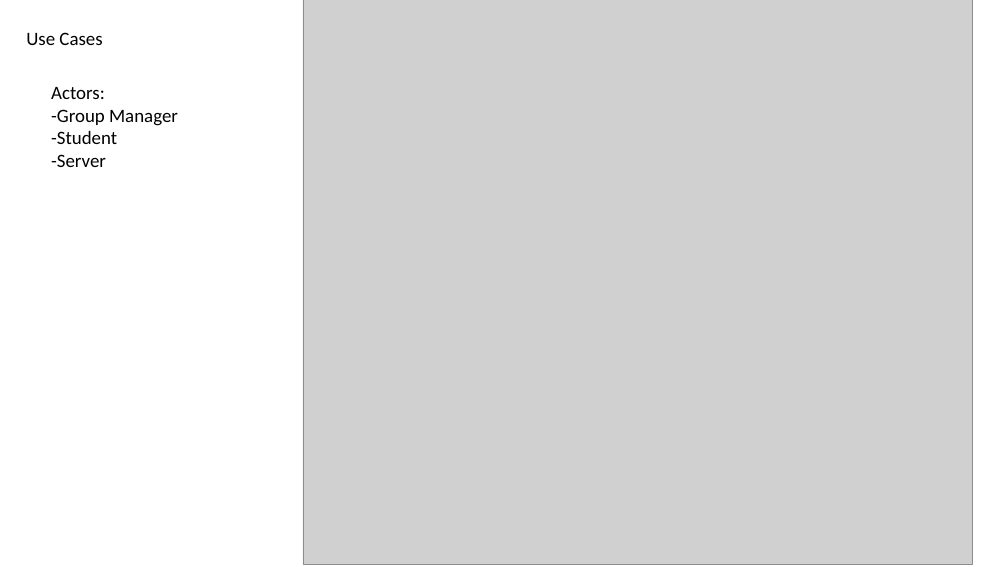
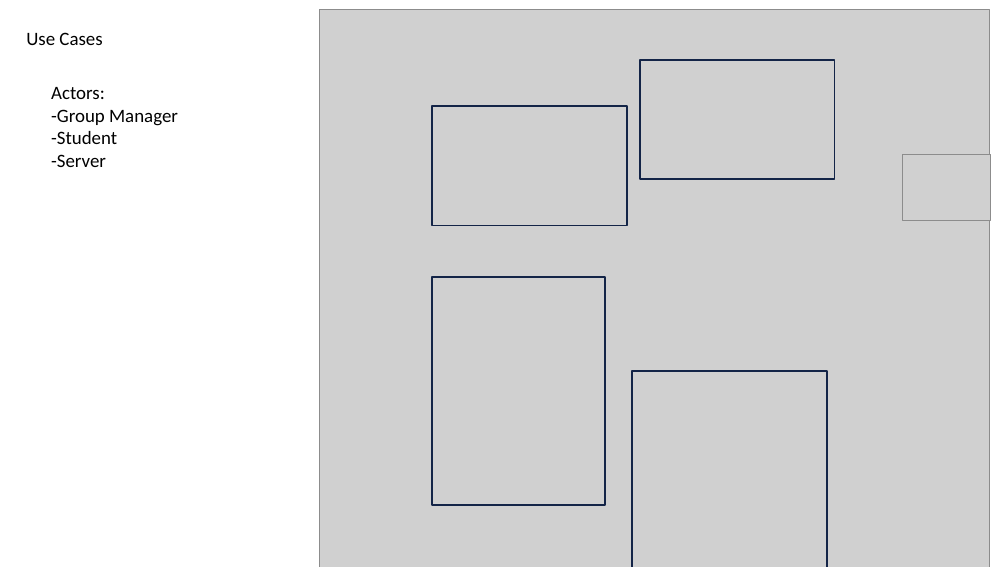
Before and after one commit to T-Visor/Educycle, a slide deck: slide 5 of EduCycle Database Presentation.pptx. Drawn at 1008x567 pixels with LibreOffice and Linux fonts; fonts in the diff are those of the drawing; grey boxes stand for pictures. Boxes give left, top, right and bottom in pixels: in the first picture for what was removed or moved away, otherwise in the second. Text is boxed around its words. In the diff, an @@ line names an element or a change of style, - is before the commit and + after.

```diff
--- a/EduCycle Database Presentation.pptx
+++ b/EduCycle Database Presentation.pptx
@@ picture: place and size @@
-picture at [303,0,972,565]
+picture at [320,10,989,567]
@@ rectangle added at [640,60,834,179], outline #132547 1.75 pt @@
@@ rectangle added at [433,107,627,226], outline #132547 1.75 pt @@
@@ picture added at [903,154,991,220] @@
@@ rectangle added at [433,277,605,505], outline #132547 1.75 pt @@
@@ rectangle added at [632,371,827,567], outline #132547 1.75 pt @@
```
Also in this commit, not shown: 2 other slides changed, 1 slide removed, 1 other file.
